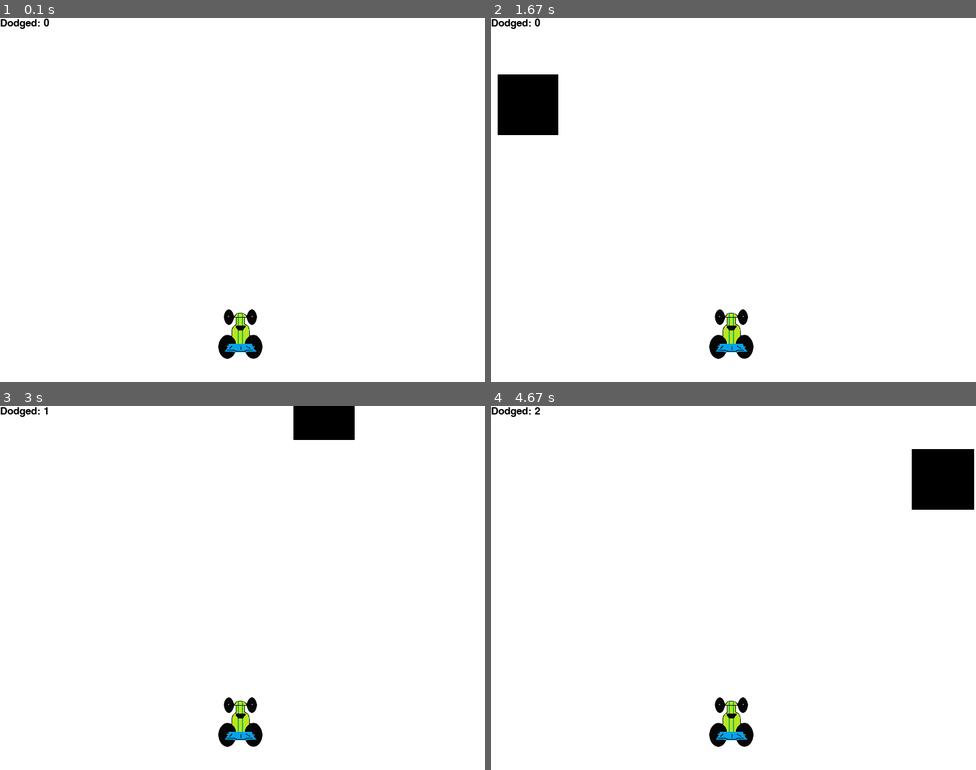
Above: before the commit, frames 1-4 (two rows, left to right).
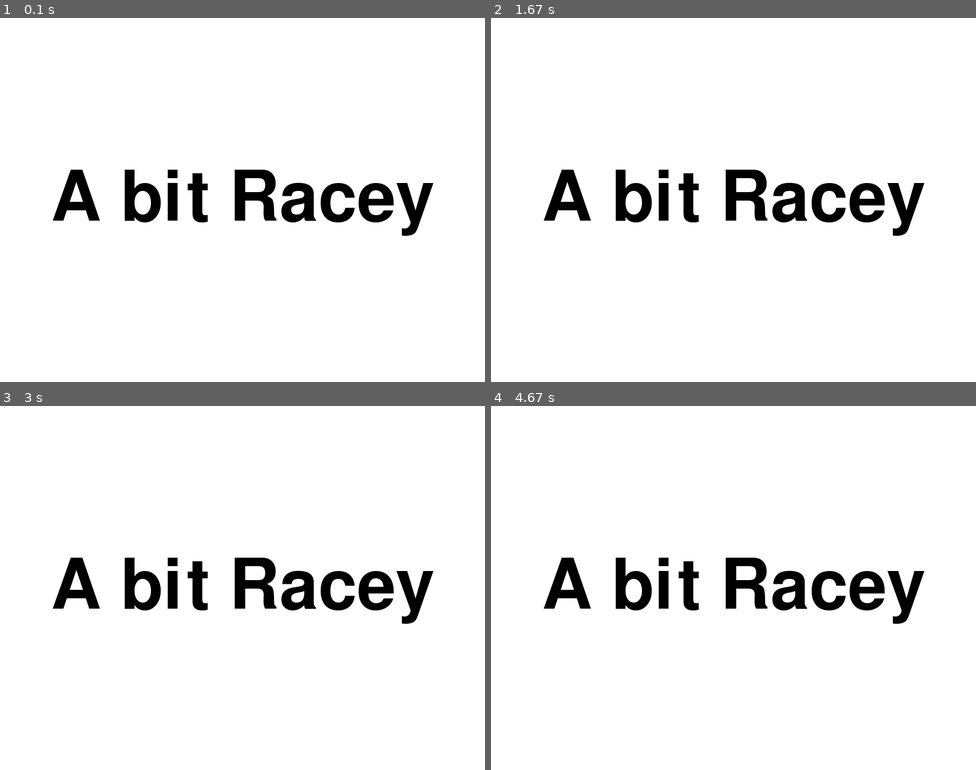
Above: after the commit, the same moments.

Repository: kyuubi-9/car_race-pygame-
Game: pygame game, started from car.py
Two runs of this game, one before a commit and one after it. Both use one fixed random seed, a clock stepped at 60 frames per second and the inputs below.
Inputs:
- Up to frame 1 (0.1 s): no input
- Up to frame 2 (1.67 s): no input
- Up to frame 3 (3 s): no input
- Up to frame 4 (4.67 s): no input

The runs differ from the first frame. In frame 1, 5.6% of the frame differs, in the area x 0-90%, y 0-94%; in frame 2, 7.7%; in frame 3, 6.8%; in frame 4, 7.7%, in the area x 0-100%, y 0-94%.

Commit message:
add intro

Diff:
--- a/car.py
+++ b/car.py
@@ -52,6 +52,24 @@
 
 def crash():
     message_display('you crashed')
+
+def game_intro():
+
+    intro = True
+
+    while intro:
+        for event in pygame.event.get():
+            if event.type == pygame.QUIT:
+                pygame.quit()
+                quit()
+
+        gameDisplay.fill(white)
+        largeText = pygame.font.Font('freesansbold.ttf',115)
+        TextSurf, TextRect = text_objects("A bit Racey", largeText)
+        TextRect.center = ((display_width/2),(display_height/2))
+        gameDisplay.blit(TextSurf, TextRect)
+        pygame.display.update()
+        clock.tick(15)
 
 def game_loop():
     x = (display_width * 0.45)
@@ -120,6 +138,7 @@
 
 
 
+game_intro()
 game_loop()
 pygame.quit()
 quit()
--- /dev/null
+++ b/drawing.py
@@ -0,0 +1,31 @@
+import pygame
+
+pygame.init()
+
+white = (255,255,255)
+black = (0,0,0)
+
+red = (255,0,0)
+green = (0,255,0)
+blue = (0,0,255)
+
+gameDisplay = pygame.display.set_mode((800,600))
+gameDisplay.fill(black)
+
+pixAr = pygame.PixelArray(gameDisplay)
+pixAr[10][20] = green
+
+pygame.draw.line(gameDisplay, blue, (100,200), (300,450),5)
+pygame.draw.rect(gameDisplay, red, (400,400,50,25))
+
+pygame.draw.circle(gameDisplay, white, (150,150), 75)
+
+pygame.draw.polygon(gameDisplay, green, ((25,75),(76,125),(250,375),(400,25),(60,540)))
+
+while True:
+    for event in pygame.event.get():
+        if event.type == pygame.QUIT:
+            pygame.quit()
+            quit()
+
+    pygame.display.update()
